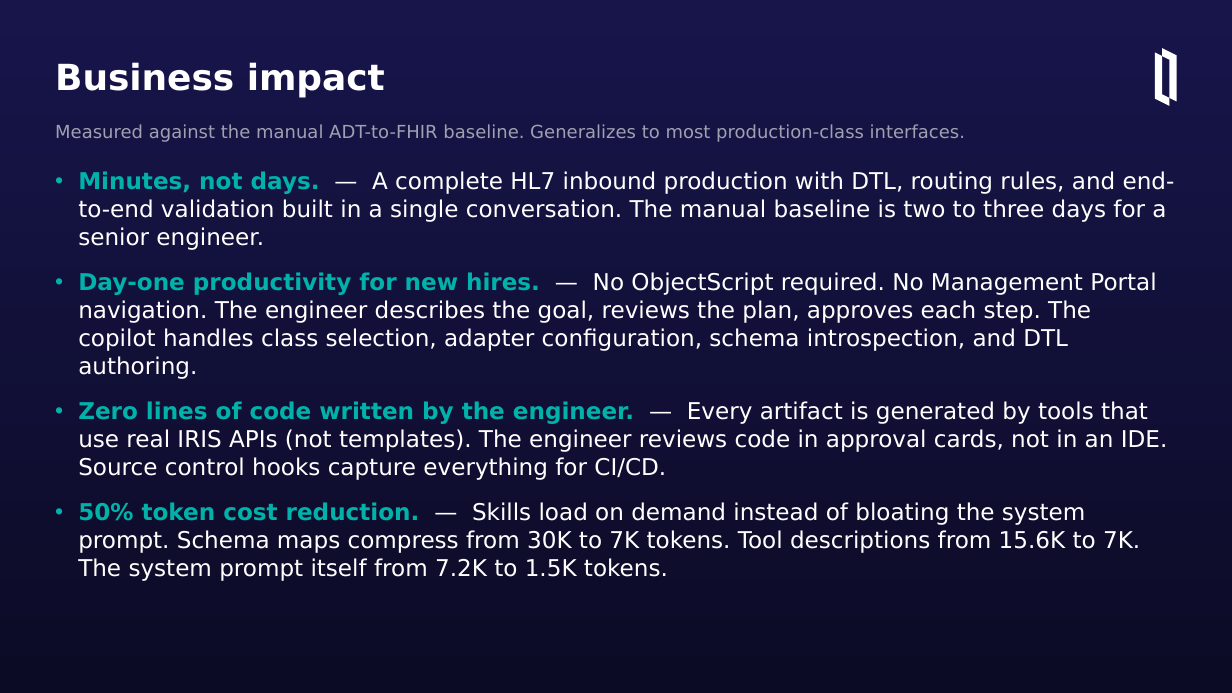
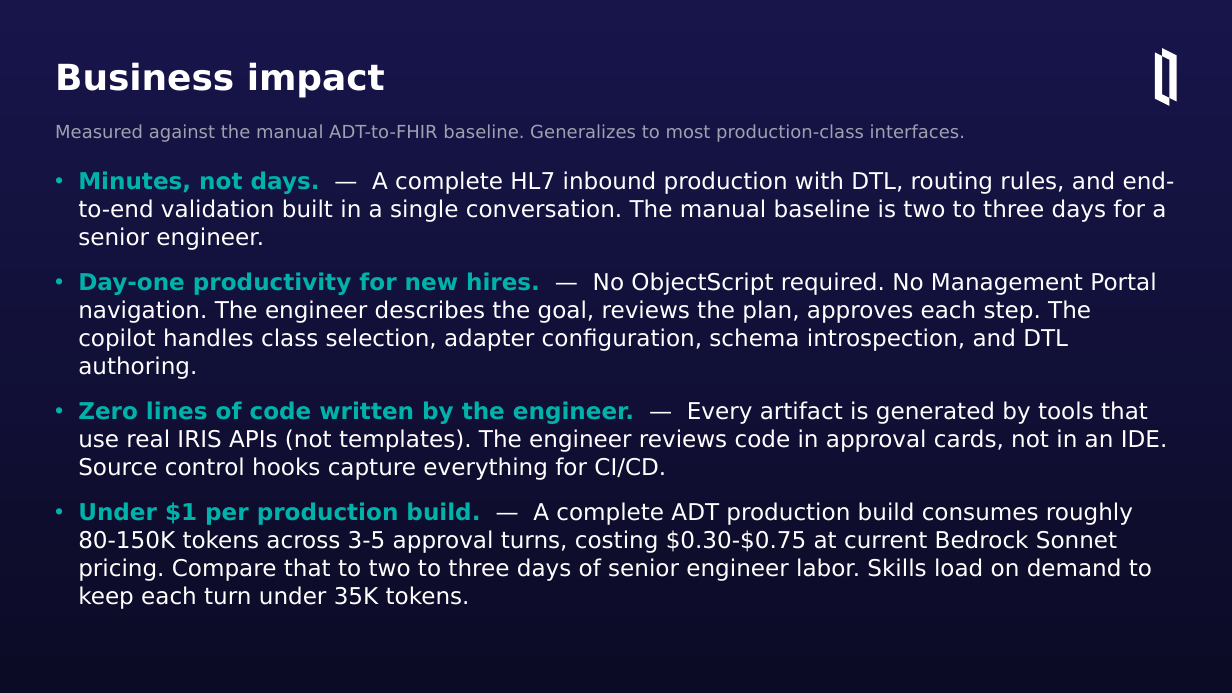
Before and after one commit to dfrancoisc/Agentic-Integration-Builder-Vibe-Coding, a slide deck: slide 12 of docs/Agentic_Health_Interop_President.pptx. Drawn at 1232x693 pixels with LibreOffice and Linux fonts; fonts in the diff are those of the drawing. Boxes give left, top, right and bottom in pixels: in the first picture for what was removed or moved away, otherwise in the second. Text is boxed around its words. In the diff, an @@ line names an element or a change of style, - is before the commit and + after.

```diff
--- a/docs/Agentic_Health_Interop_President.pptx
+++ b/docs/Agentic_Health_Interop_President.pptx
@@ text at [78,502,1152,609]: text changed @@
-• 50% token cost reduction. — Skills load on demand instead of bloating the system prompt. Schema maps compress from 30K to 7K tokens. Tool descriptions from 15.6K to 7K. The system prompt itself from 7.2K to 1.5K tokens.
+• Under $1 per production build. — A complete ADT production build consumes roughly 80-150K tokens across 3-5 approval turns, costing $0.30-$0.75 at current Bedrock Sonnet pricing. Compare that to two to three days of senior engineer labor. Skills load on demand to keep each turn under 35K tokens.
```
Also in this commit, not shown: 4 other files.
